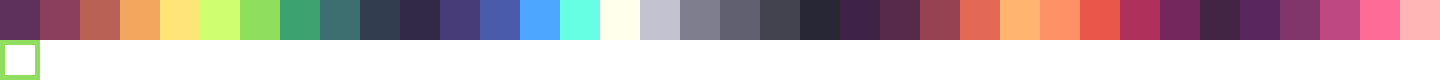
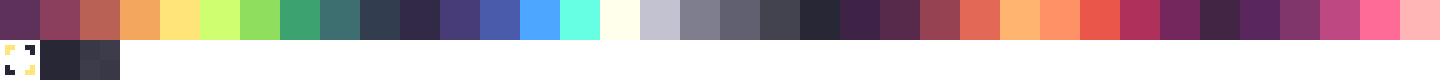
Before/after of a 1440 x 80 layered artwork. What changed in the layer stack:
added layer "Shadow 1 copy" (90%) above "Shadow 1" over [left=80, top=40, right=120, bottom=80]
added layer "Shadow 1" (92%) above "Palette" over [left=80, top=40, right=120, bottom=80]
painted on "Palette" over [left=0, top=40, right=80, bottom=80]
